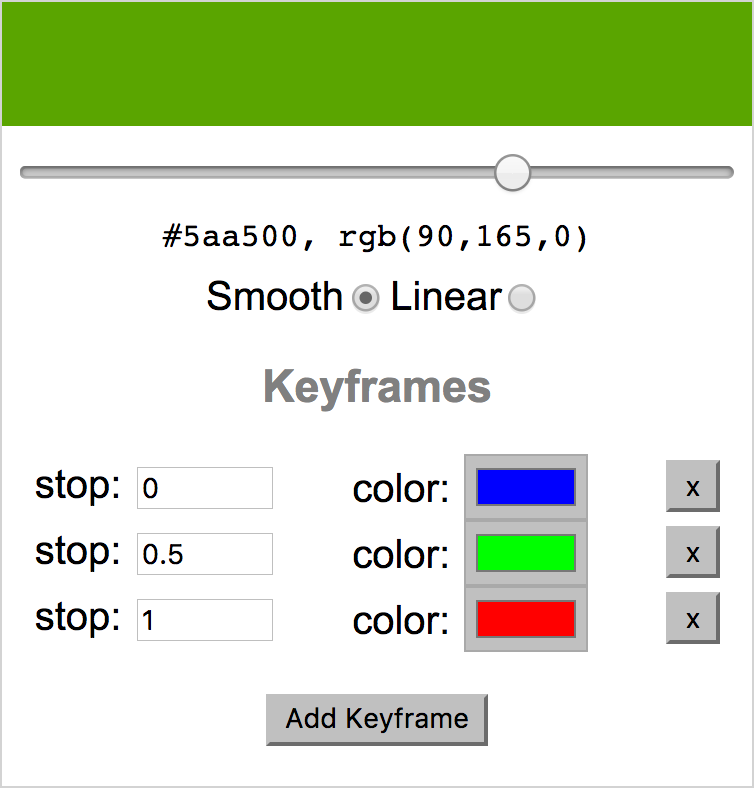
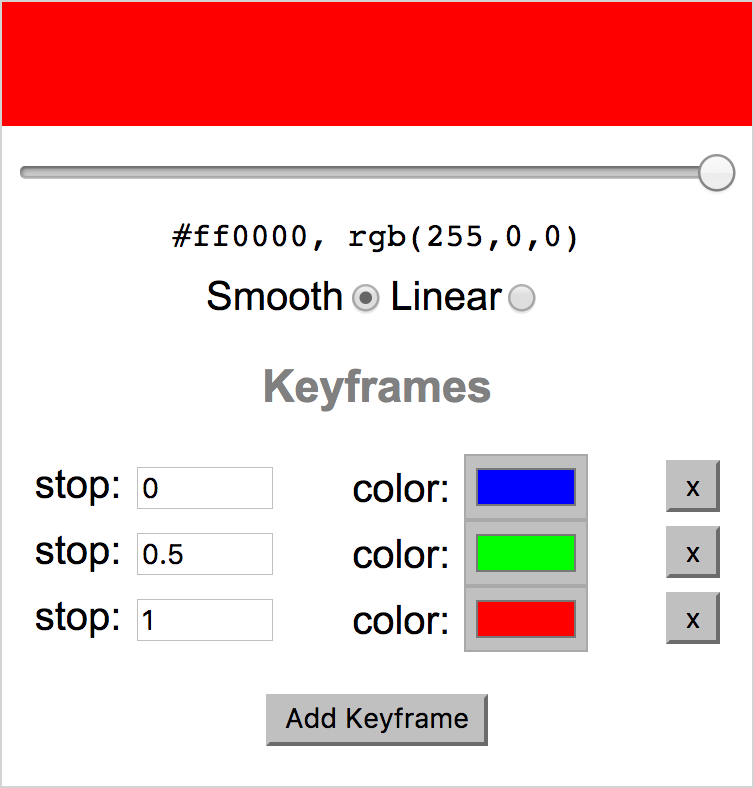
Layered file, before and after one edit (w=754, h=788). Changes by layer:
hid "Screen Shot 2017-05-01 at 12.37.09 PM.png" over [2, 2, 752, 253]
showed "Screen Shot 2017-05-01 at 12.37.20 PM.png" over [2, 2, 752, 253]
